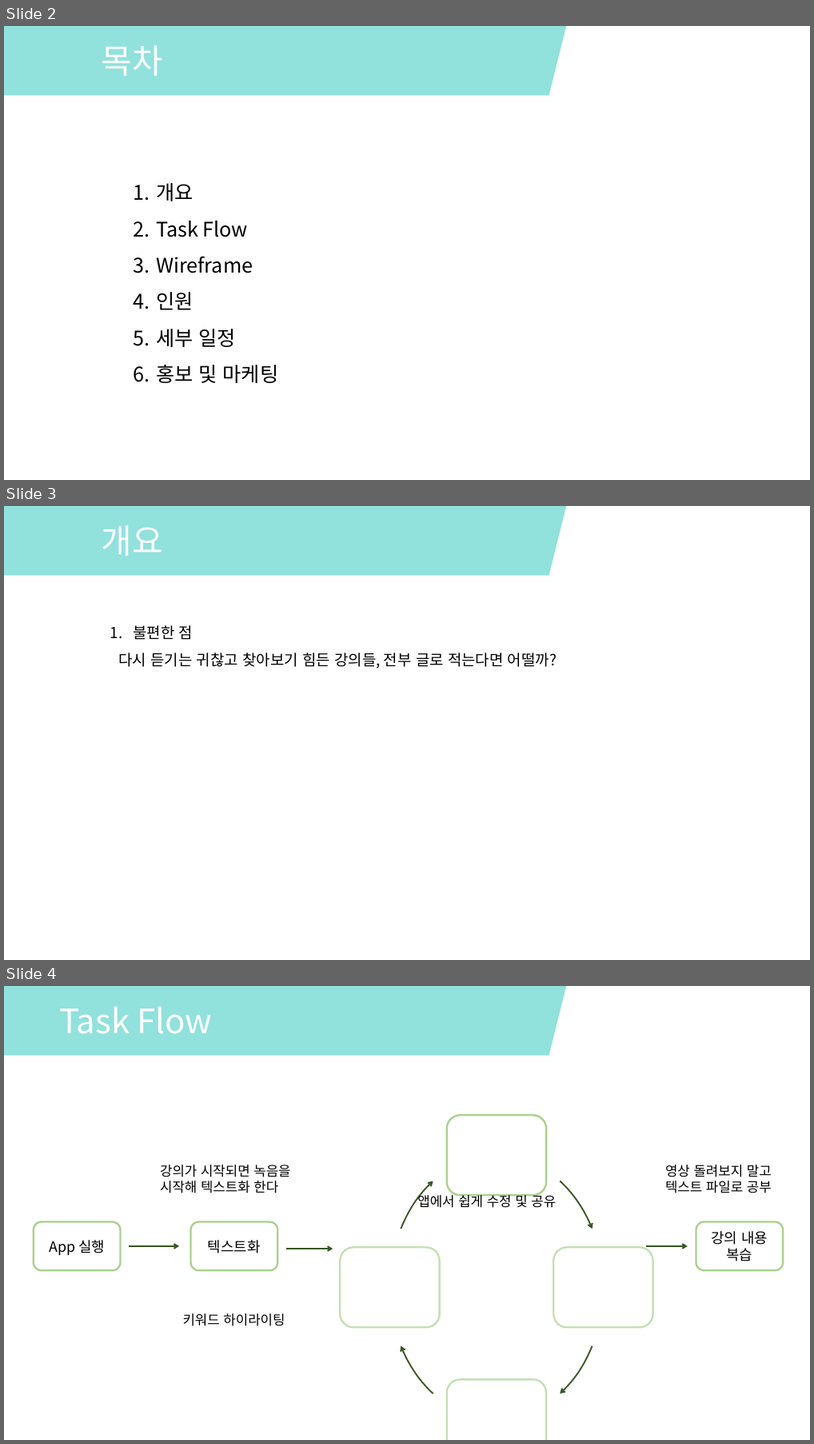
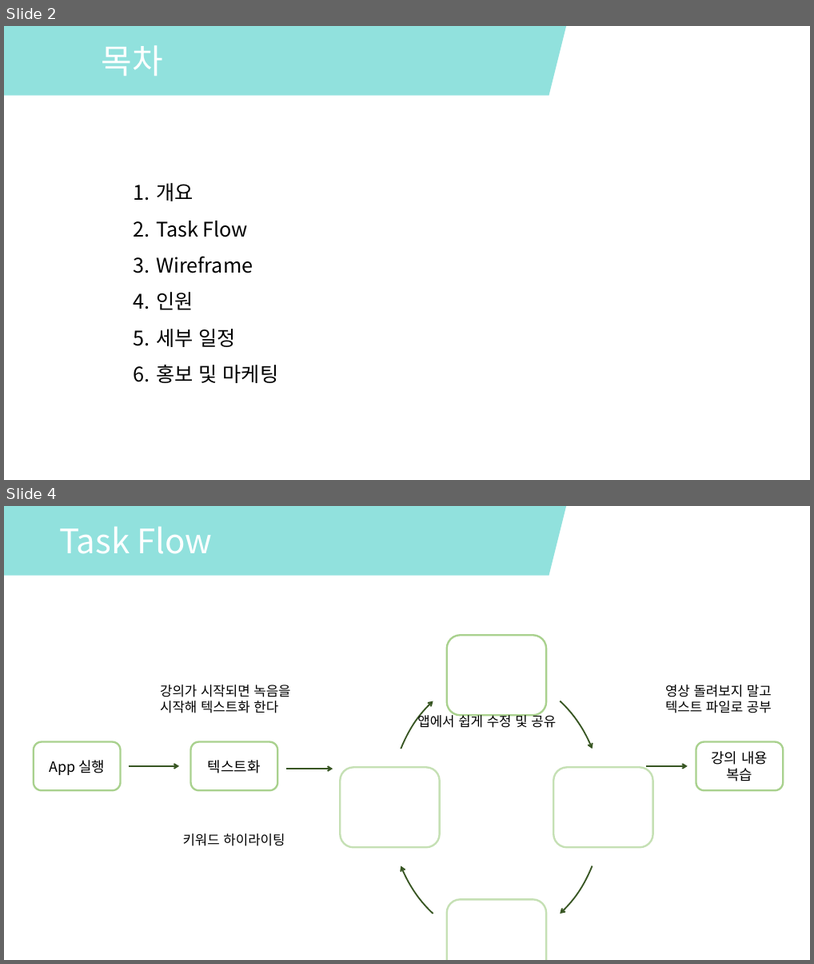
Before and after one commit to kang-seongbeom/Easy-Application, a slide deck: TaskFlow.pptx. Shown one above the other, each under a label of ours: slides 2, 3 and 4 before the commit, slides 2 and 4 after it; the slides between them are not shown. The pictures are 814x1444 and 814x964 pixels, drawn with LibreOffice and Linux fonts; fonts in the diff are those of the drawing. Boxes give left, top, right and bottom in pixels: in the first picture for what was removed or moved away, otherwise in the second. Text is boxed around its words. In the diff, an @@ line names an element or a change of style, - is before the commit and + after.

```diff
--- a/TaskFlow.pptx
+++ b/TaskFlow.pptx
@@ slide 3 removed at [4, 506, 810, 960], background #FFFFFF @@
@@ parallelogram removed at [4, 506, 566, 575] @@
@@ text removed at [102, 525, 163, 556] @@
-개요
@@ text removed at [118, 625, 557, 668] @@
-1. 불편한 점
-다시 듣기는 귀찮고 찾아보기 힘든 강의들, 전부 글로 적는다면 어떨까?
```
Also in this commit, not shown: 5 slides changed, 1 slide added, 8 other files.
